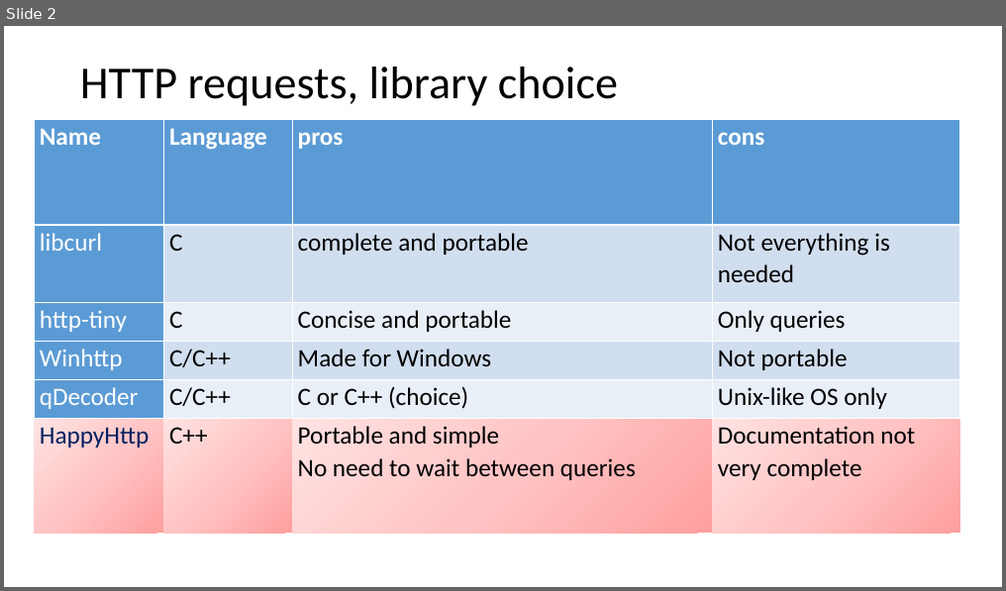
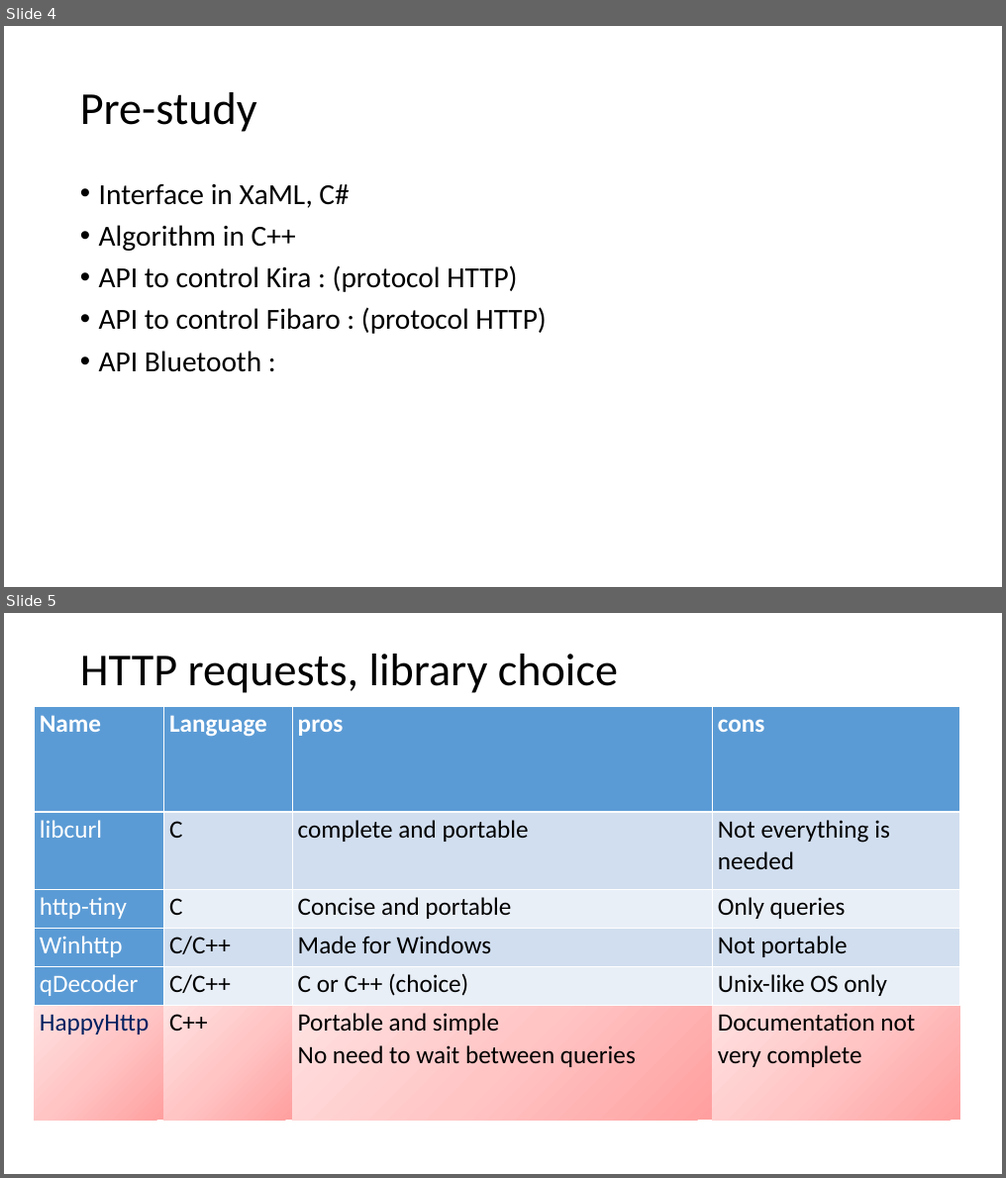
Before and after one commit to mmeven/EP_Domotique_Tablette, a slide deck: Rendu/Diapo_prototype_janvier.pptx. Shown one above the other, each under a label of ours: slide 2 before the commit, slides 4 and 5 after it. The pictures are 1006x591 and 1006x1178 pixels, drawn with LibreOffice and Linux fonts; fonts in the diff are those of the drawing. Boxes give left, top, right and bottom in pixels: in the first picture for what was removed or moved away, otherwise in the second. Text is boxed around its words. In the diff, an @@ line names an element or a change of style, - is before the commit and + after.

```diff
--- a/Rendu/Diapo_prototype_janvier.pptx
+++ b/Rendu/Diapo_prototype_janvier.pptx
@@ slide 4 added at [4,26,1002,587], background #FFFFFF @@
@@ title added at [80,92,257,132], 44 pt, text #000000 @@
+Pre-study
@@ text added at [99,184,546,372], 28 pt, text #000000 @@
+• Interface in XaML, C#
+• Algorithm in C++
+• API to control Kira : (protocol HTTP)
+• API to control Fibaro : (protocol HTTP)
+• API Bluetooth :
@@ what was slide 2 is now slide 5 @@
```
Also in this commit, not shown: 4 other slides added, 1 slide removed.
